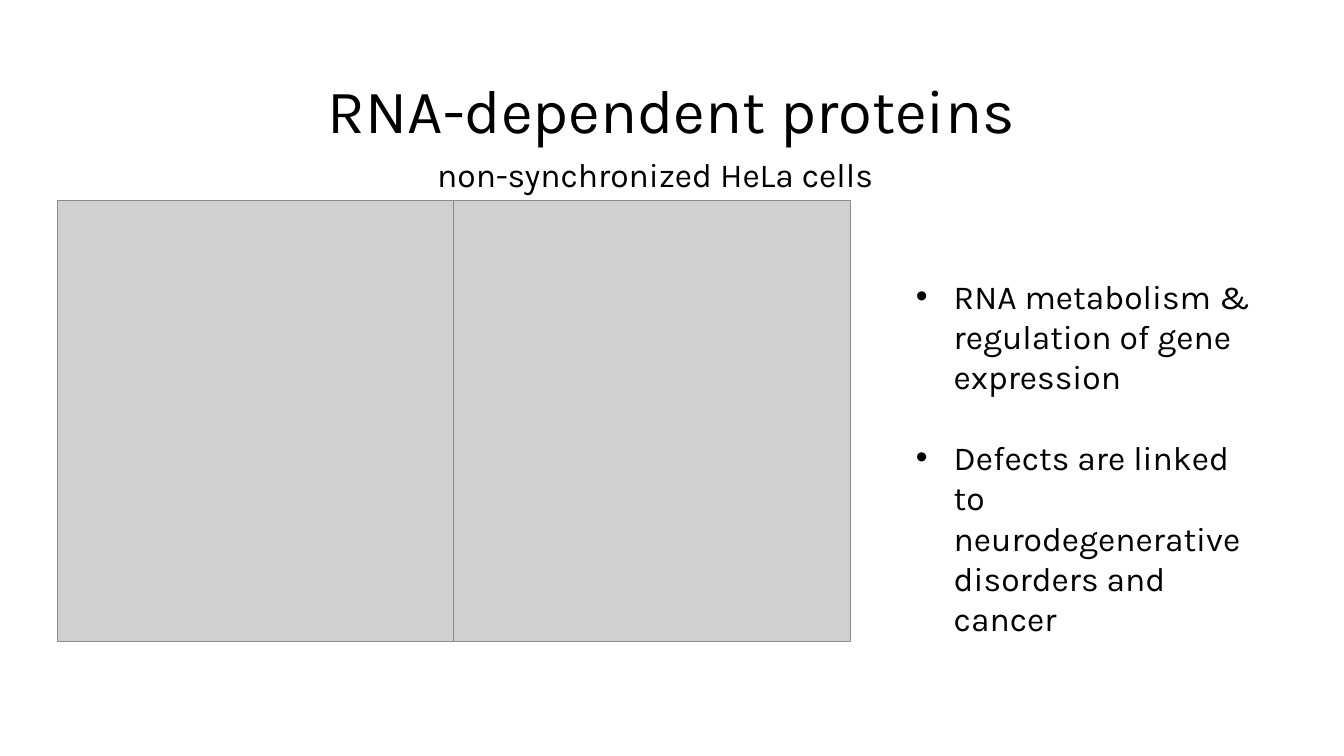
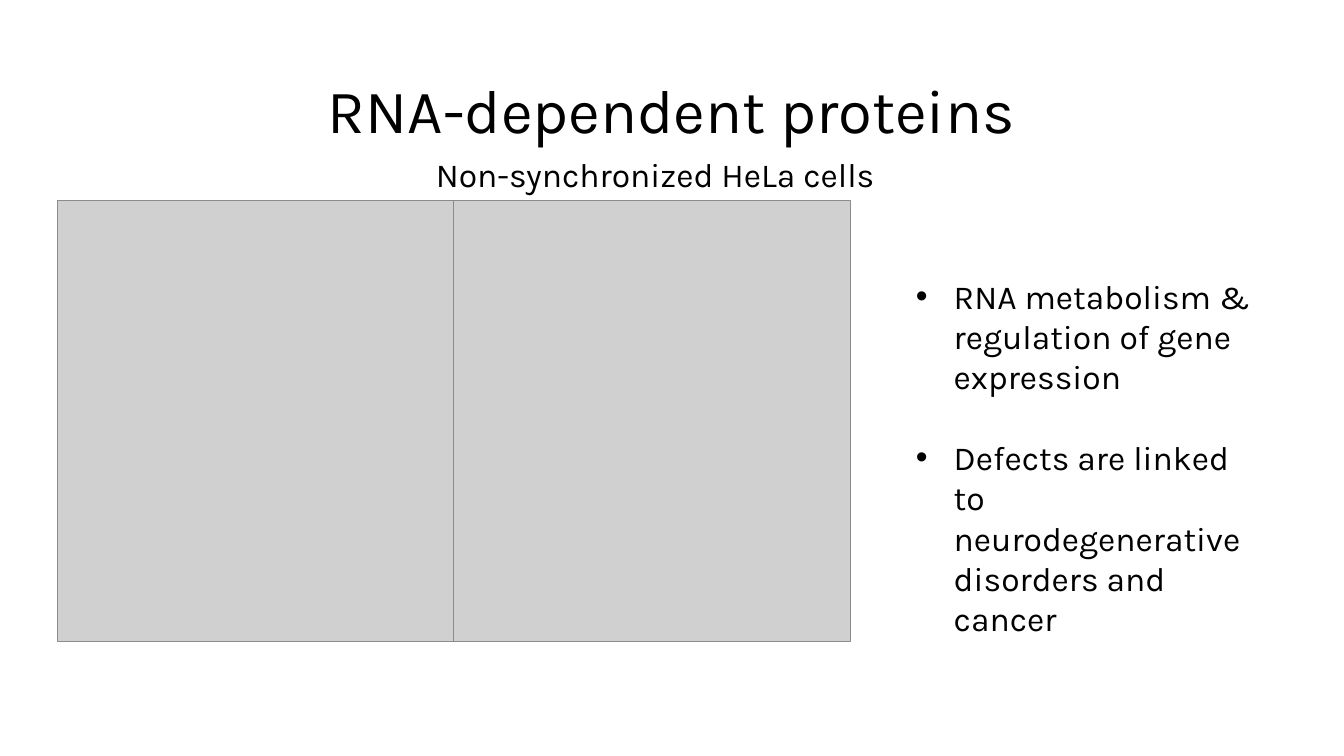
Before and after one commit to MichelaPozzi/2025-topic-03-group-01, a slide deck: slide 2 of Project Proposal.pptx. Drawn at 1344x756 pixels with LibreOffice and Linux fonts; fonts in the diff are those of the drawing; grey boxes stand for pictures. Boxes give left, top, right and bottom in pixels: in the first picture for what was removed or moved away, otherwise in the second. Text is boxed around its words. In the diff, an @@ line names an element or a change of style, - is before the commit and + after.

Commit message:
Corrected Spelling

```diff
--- a/Project Proposal.pptx
+++ b/Project Proposal.pptx
@@ text at box(436, 164, 874, 196): text changed @@
-non-synchronized HeLa cells
+Non-synchronized HeLa cells
```
Also in this commit, not shown: 4 other slides changed.
